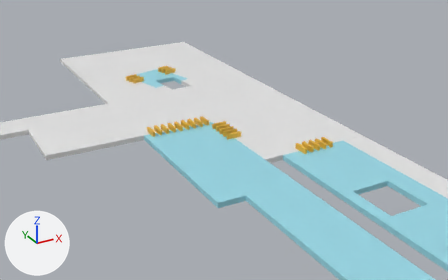
A saved change to the FBX model Assets/Models/B2F.fbx.
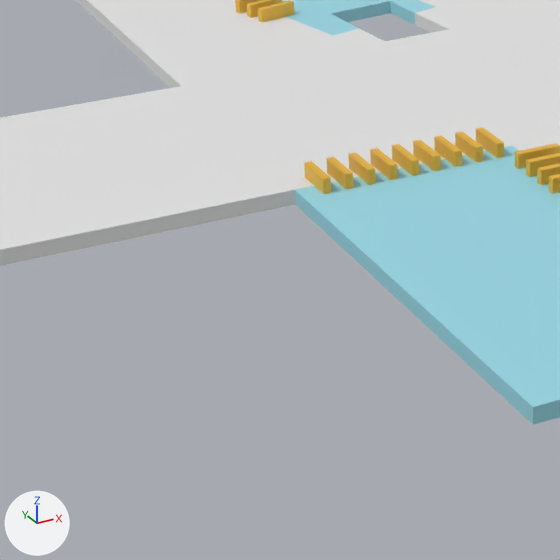
Each version appears first from a 50 mm camera at (29.0, -26.3, 8.4) aimed at (79.2, 65.0, -37.3), and next in a close-up on the part from 12% to 51% of the width and 27% to 89% of the height. Lighting does not change. The marker at lower left points along +X, +Y and +Z. The last two pictures show the newer version. Where no turn or scale is listed for an object, it has been applied to the vertices.

The older version as bpy lines, for what is in view:
```python
me_立方体_078 = bpy.data.meshes.new('立方体.078')
me_立方体_078.from_pydata(...)  # 54 vertices, 43 faces; spans x -105.4..33.5, y -42.0..40.7, z -0.5..0.5
me_立方体_096 = bpy.data.meshes.new('立方体.096')
me_立方体_096.from_pydata(...)  # 41 vertices, 30 faces; spans x -1.5..1.5, y -3.25..4.75, z -0.5..0.5
me_立方体_096.materials.append(mat_改札)  # yellow #e7b335
me_立方体_116 = bpy.data.meshes.new('立方体.116')
me_立方体_116.from_pydata(...)  # 25 vertices, 18 faces; spans x -1.88..2.62, y -4.24..2.06, z -0.5..0.5
me_立方体_116.materials.append(mat_改札)  # yellow #e7b335
ob_地下東口前通路 = bpy.data.objects.new('地下東口前通路', me_立方体_078)
ob_地下東口前通路.location = (74.51, 102.04, -41.0)
ob_地下東口改札 = bpy.data.objects.new('地下東口改札', me_立方体_096)
ob_地下東口改札.location = (85.0, 74.5, -40.0)
ob_地下鉄中央1改札_001 = bpy.data.objects.new('地下鉄中央1改札.001', me_立方体_116)
ob_地下鉄中央1改札_001.location = (81.0, 114.5, -40.0)
# also in view: '地下2階通路' at (77.4, 12.5, -41.0); '地下鉄中央改札内' at (86.9, 114.0, -41.0); '地下東口2改札' at (77.4, 81.0, -40.0)
```
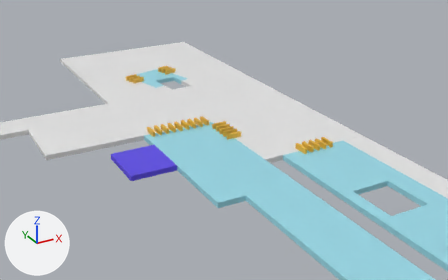
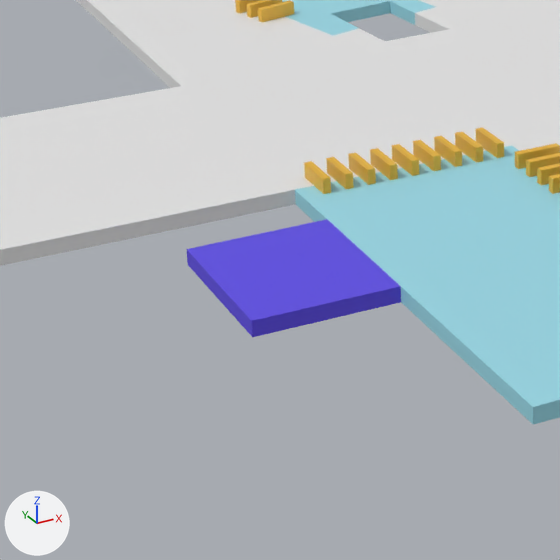
Where the newer file only moved an object's origin or applied its transform, the numbers keep the older frame.

What differs and where, as boxes (x1, y1, x2, y2) in the close-ups (560 x 560 px):
'トイレ_B2F', added (blue): after (186, 219, 401, 337)

The change, as a diff of the scene's bpy script:
```diff
--- a/Assets/Models/B2F.fbx.py
+++ b/Assets/Models/B2F.fbx.py
@@ mat_トイレ @@
+mat_トイレ = principled_material('トイレ')
+mat_トイレ.base_color = (0.106, 0.0657, 0.8)  # blue #5c48e7
@@ me_立方体_102 @@
+me_立方体_102.from_pydata(...)  # a box spanning x -4.39..4.39, y -5.19..5.19, z -0.5..0.5
+me_立方体_102.materials.append(mat_トイレ)  # blue #5c48e7
@@ ob_トイレ_b2f @@
+ob_トイレ_b2f = bpy.data.objects.new('トイレ_B2F', me_立方体_102)
+ob_トイレ_b2f.location = (65.47, 70.69, -41.0)
```
